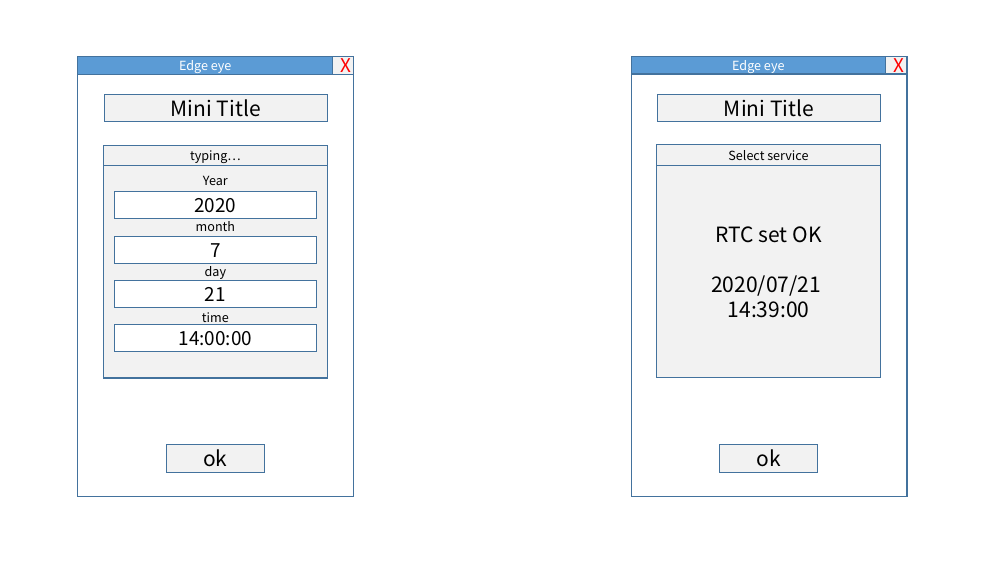
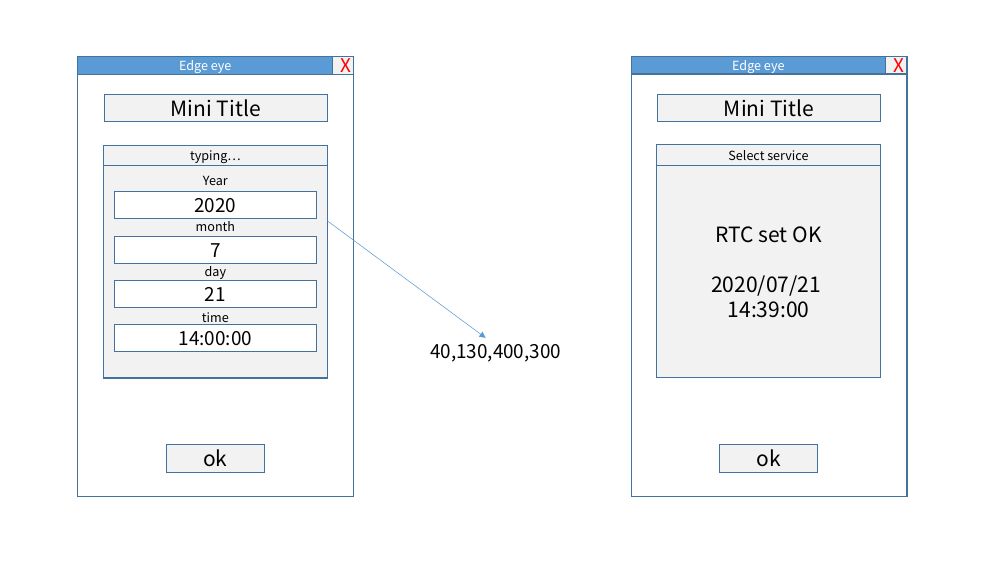
Before and after one commit to BOGUENSONG/nol.a-nrf52-dk-example, a slide deck: slide 7 of EdgeGui_dev/prototype.pptx. Drawn at 1008x567 pixels with LibreOffice and Linux fonts; fonts in the diff are those of the drawing. Boxes give left, top, right and bottom in pixels: in the first picture for what was removed or moved away, otherwise in the second. Text is boxed around its words. In the diff, an @@ line names an element or a change of style, - is before the commit and + after.

```diff
--- a/EdgeGui_dev/prototype.pptx
+++ b/EdgeGui_dev/prototype.pptx
@@ arrow added from (327, 221) to (485, 338), #5B9BD5 0.5 pt @@
@@ text added at [430, 344, 561, 362], 18 pt, text #000000 @@
+40,130,400,300
```
Also in this commit, not shown: 28 other files.
